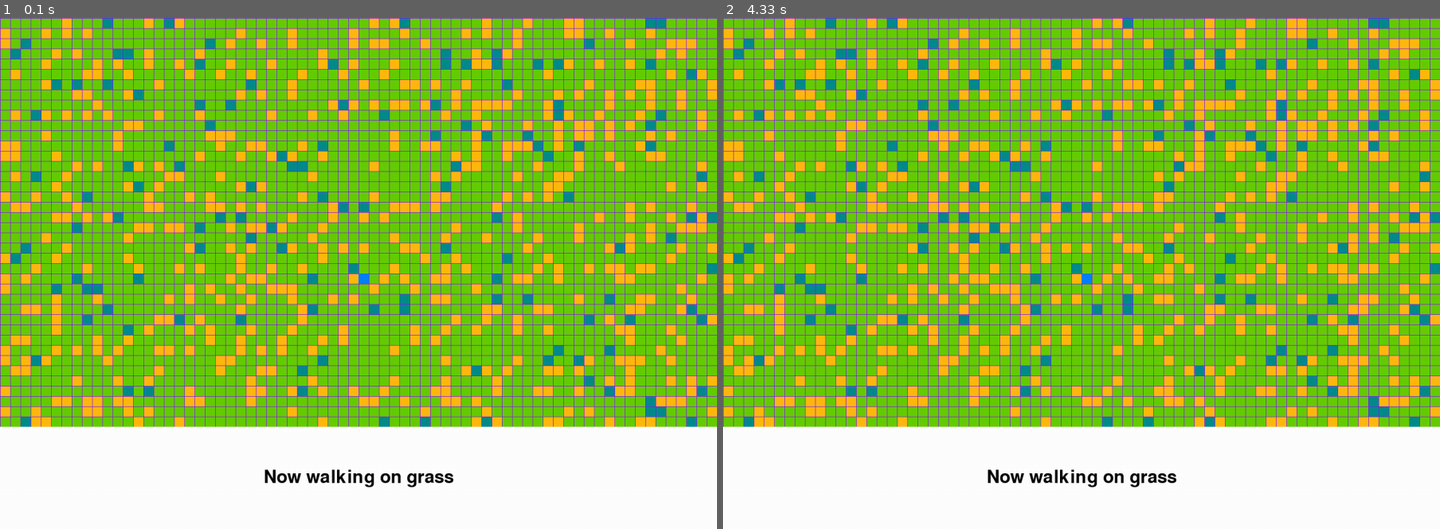
Above: before the commit, frames 1-2 (left to right).
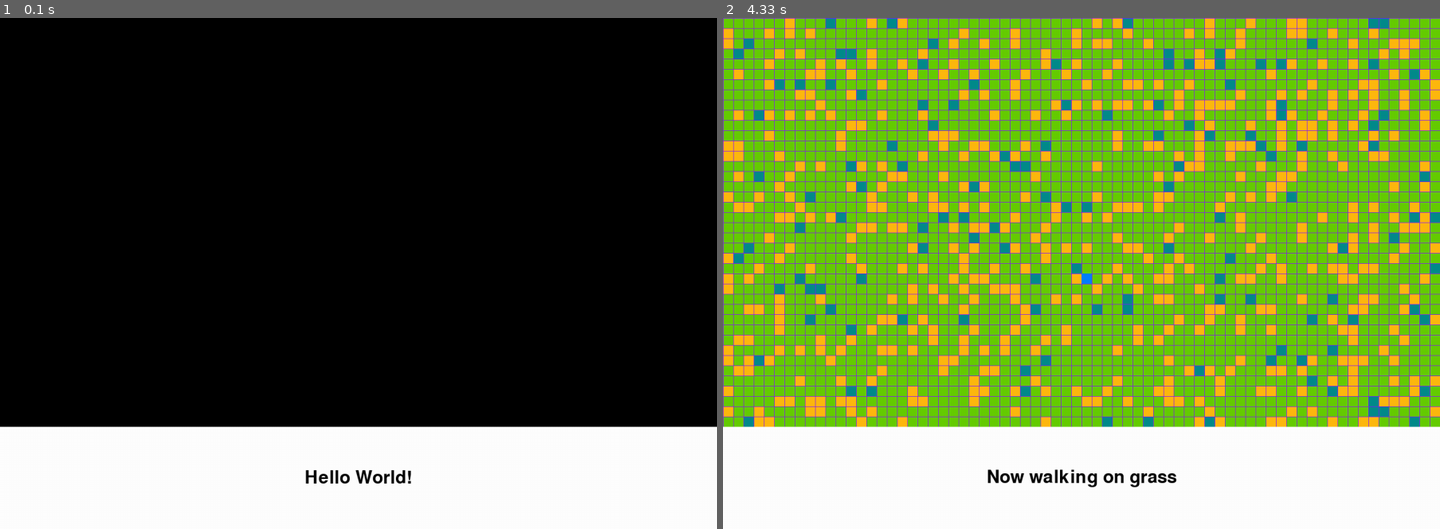
Above: after the commit, the same moments.

Repository: lobotrock/PyGameFun
Game: pygame game, started from main.py
The game is run twice, just before and just after one commit, with the same random seed, the same clock (stepped at 60 frames per second) and the same inputs.
Inputs:
- Up to frame 1 (0.1 s): no input
- Up to frame 2 (4.33 s): no input

The runs differ from the first frame. In frame 1, 81% of the frame differs, in the area x 0-100%, y 0-92%; in frame 2, nothing differs.

Commit message:
Breaking views into screen classes, and adding simple intro

Diff:
--- a/drawing_utils_broke.py
+++ /dev/null
@@ -1,84 +0,0 @@
-import pygame
-import numpy as np
-from state import State
-from tiles import empty
-
-class DrawingUtilities:
-
-    def __init__(self, grid_size: int, display_width: int, display_height: int, py_game: pygame):
-        self.grid_size = grid_size
-        self.display_width = display_width
-        self.display_height = display_height
-        self.screen = py_game.display.set_mode((display_width, display_height))
-
-    def draw_grid(self, py_game, current_state: State):
-
-        center = current_state.player_location
-
-        max_tiles_width = int(self.display_width / self.grid_size)
-        max_tiles_height = int(self.display_height / self.grid_size)
-
-        top_ = center[0]-int(max_tiles_width/2)
-        bottom_ = center[0]+int(max_tiles_width/2)
-        top = center[1]-int(max_tiles_height/2)
-        bottom = center[1]+int(max_tiles_height/2)
-
-        np_map = np.array(current_state.map)
-
-
-        horizontal_view = top_ if top_ > 0 else 0, bottom_ if bottom_ < len(current_state.map) else len(current_state.map)
-        vertical_view = top if top > 0 else 0, bottom if bottom < len(current_state.map[0]) else len(current_state.map[0])
-
-
-        current_view = np_map[horizontal_view[0]:horizontal_view[1], vertical_view[0]:vertical_view[1]]
-        if top_ < 0:
-            np.pad(np_map, [(2, 0), (0, 0)], mode='constant', constant_values=empty)
-
-
-        left_adjust = -1 * (center[0] - int(max_tiles_width / 2))
-        right_adjust = -1 * (len(current_state.map) - center[0] + int(max_tiles_width/2))
-        top_adjust = -1 * (center[1]-int(max_tiles_height/2))
-        bottom_adjust = -1 * (len(current_state.map[0]) - center[1]+int(max_tiles_height/2))
-
-        # if top_adjust > 0:
-        #     current_view = np.pad(current_view, [(0,0), (top_adjust,0) ], mode='constant', constant_values=empty)
-        for x, row in enumerate(current_state.map[horizontal_view[0]:horizontal_view[1]], 0):
-            for y, tile in enumerate(row[vertical_view[0]:vertical_view[1]], 0):
-                py_game.draw.rect(self.screen, tile.color,
-                                  py_game.Rect(y * self.grid_size, x * self.grid_size, self.grid_size,
-                                               self.grid_size))
-
-
-        # for x, row in enumerate(current_view, 0):
-        #     for y, tile in enumerate(row, 0):
-        #         py_game.draw.rect(self.screen, tile.color,
-        #                           py_game.Rect(y * self.grid_size, x * self.grid_size, self.grid_size,
-        #                                        self.grid_size))
-
-        grid_color = (135, 20, 255)
-        for x in range(0, self.display_width, self.grid_size):
-            py_game.draw.rect(self.screen, grid_color, py_game.Rect(x, 0, 1, self.display_height))
-
-        for y in range(0, self.display_height, self.grid_size):
-            py_game.draw.rect(self.screen, grid_color, py_game.Rect(0, y, self.display_width, 1))
-
-    def draw_hud(self, py_game, message):
-        py_game.draw.rect(self.screen, py_game.Color(255, 255, 255),
-                          py_game.Rect(0, int(self.display_height * 0.8), self.display_width,
-                                       int(self.display_height * 0.2)))
-        font = py_game.font.Font('freesansbold.ttf', 35)
-        text_surface = font.render(message, True, (0, 0, 0))
-        text_rect = text_surface.get_rect()
-        text_rect.center = ((self.display_width / 2), int(self.display_height * 0.9))
-        self.screen.blit(text_surface, text_rect)
-        py_game.display.update()
-
-    def game_draw_player(self, py_game, state, color):
-        center_width = int(int(self.display_width / self.grid_size)/2)
-        center_height = int(int(self.display_height / self.grid_size)/2)
-
-        py_game.draw.rect(self.screen, color,
-                          py_game.Rect(center_width * self.grid_size,
-                                       center_height * self.grid_size,
-                                       self.grid_size,
-                                       self.grid_size))
--- a/main.py
+++ b/main.py
@@ -3,47 +3,47 @@
 from drawing_utils import DrawingUtilities
 from map_generator import generate_map
 from state import State
+from screens.map_screen import MapScreen
+from screens.open_screen import OpenScreen
+import time
 
-
-def move(current_event: pygame.event, current_state: State):
-    if current_event.key == pygame.K_ESCAPE:
-        # Quit
-        exit(0)
-
-    movements = {pygame.K_LEFT: (-1, 0), pygame.K_RIGHT: (1, 0), pygame.K_UP: (0, -1), pygame.K_DOWN: (0, 1)}
-
-    if current_event.key in movements:
-        potential_pos = tuple(sum(x) for x in zip(current_state.player_location, movements[current_event.key]))
-        potential_tile = current_state.get_tile(*potential_pos)
-        if potential_tile.can_travel:
-            current_state.player_location = potential_pos
-            print(current_state.player_location)
-    return current_state
-
-
+# Creating state
 state = State(
     map=generate_map(1000, 1000),
     player_location=(50, 50))
-print("finished generating map")
 
+# Starting Pygame
 pygame.init()
-draw_utils = DrawingUtilities(grid_size=20, display_height=1000, display_width=1400, py_game=pygame)
 
-key_is_down = False
+# Creating Drawing utils that store dimensions of display
+draw_utils = DrawingUtilities(
+    grid_size=20,
+    display_height=1000,
+    display_width=1400,
+    py_game=pygame)
 
+# Start Pygame clock
 clock = pygame.time.Clock()
 
+# Draw Intro
+t_end = time.time() + 4
+while time.time() < t_end:
+    OpenScreen.draw(draw_utils, state, pygame)
+    clock.tick(60)
+
+
+
+
+# Running Map Screen
 while not False:
+    key_is_down = False
+
     for event in pygame.event.get():
         if event.type == pygame.KEYDOWN and not key_is_down:
             key_is_down = True
-            state = move(event, state)
+            state = MapScreen.process_input(event, state)
         elif event.type == pygame.KEYUP:
             key_is_down = False
 
-    draw_utils.draw_grid(pygame, state)
-    draw_utils.draw_hud(pygame, f"Now walking on {state.get_tile(*state.player_location).type}")
-    draw_utils.game_draw_player(pygame, state, (0, 128, 255))
-
-    pygame.display.flip()
+    MapScreen.draw(draw_utils, state, pygame)
     clock.tick(60)
--- /dev/null
+++ b/screens/map_screen.py
@@ -0,0 +1,30 @@
+import pygame
+from drawing_utils import DrawingUtilities
+from state import State
+
+
+class MapScreen:
+
+    @staticmethod
+    def process_input(current_event: pygame.event, current_state: State) -> State:
+        if current_event.key == pygame.K_ESCAPE:
+            # Quit
+            exit(0)
+
+        movements = {pygame.K_LEFT: (-1, 0), pygame.K_RIGHT: (1, 0), pygame.K_UP: (0, -1), pygame.K_DOWN: (0, 1)}
+
+        if current_event.key in movements:
+            potential_pos = tuple(sum(x) for x in zip(current_state.player_location, movements[current_event.key]))
+            potential_tile = current_state.get_tile(*potential_pos)
+            if potential_tile.can_travel:
+                current_state.player_location = potential_pos
+                print(current_state.player_location)
+        return current_state
+
+    @staticmethod
+    def draw(draw_utils: DrawingUtilities, current_state: State, _pygame: pygame):
+        draw_utils.draw_grid(_pygame, current_state)
+        draw_utils.draw_hud(_pygame, f"Now walking on {current_state.get_tile(*current_state.player_location).type}")
+        draw_utils.game_draw_player(_pygame, current_state, (0, 128, 255))
+
+        _pygame.display.flip()
--- /dev/null
+++ b/screens/open_screen.py
@@ -0,0 +1,14 @@
+import pygame
+from drawing_utils import DrawingUtilities
+from state import State
+
+class OpenScreen:
+
+    @staticmethod
+    def process_input(current_event: pygame.event, current_state: State) -> State:
+        return current_state
+
+    @staticmethod
+    def draw(draw_utils: DrawingUtilities, current_state: State, _pygame: pygame):
+        draw_utils.draw_hud(_pygame, "Hello World!")
+        _pygame.display.flip()
Empty file added: screens/__init__.py
